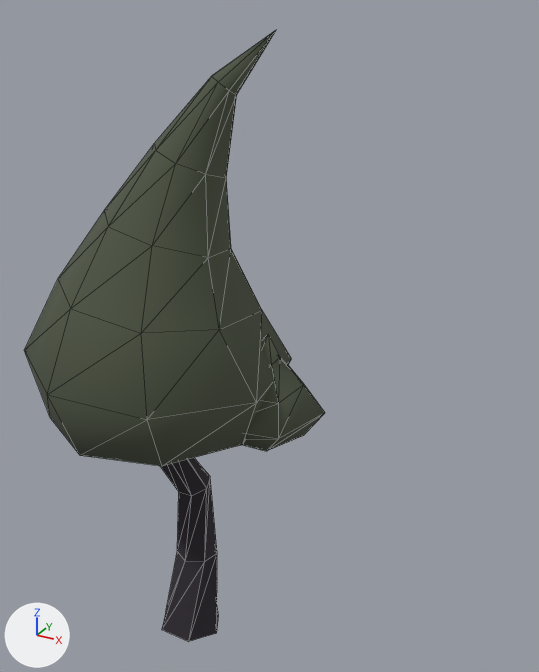
A saved change to the glTF model assets/cenario/arvore/arvore_4.glb.
Both versions are drawn from a camera (50 mm lens) standing at (1.058, -1.423, 1.711) and looking at (0.106, 0.308, 0.846). Lighting does not change. The marker at lower left points along +X, +Y and +Z. The older version comes first. Mesh edges are drawn as thin lines. Vertices at exactly the same position are counted once.

The first picture shows 'arvore_4'.
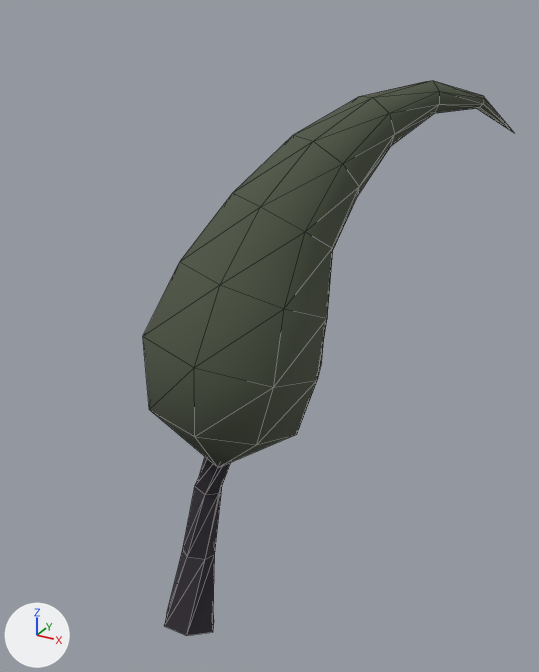
Pixel boxes (x1, y1, x2, y2) of what changed, in the pictures (539 x 672 px; the box of a moved part takes in the faces that stretch with it):
```json
{"object": "arvore_4", "change": "reshaped", "before": [24, 29, 325, 641], "after": [143, 81, 514, 636], "on screen": "23% wider, 9% shorter"}
{"part": 1, "of": "me_arvore_4", "change": "moved or reshaped", "before": [160, 458, 219, 641], "after": [164, 457, 230, 636]}
{"part": 2, "of": "me_arvore_4", "change": "added", "after": [143, 81, 514, 467]}
{"part": 3, "of": "me_arvore_4", "change": "deleted", "before": [243, 334, 325, 451]}
{"part": 4, "of": "me_arvore_4", "change": "deleted", "before": [24, 29, 292, 466]}
```

Scene script edits in JSON lines:
```json
{"block": "me_arvore_4", "where": "# used by ob_arvore_4; location = (0.0, 0.0, 0.0)"}
{"op": "remove", "block": "me_arvore_4", "code": "me_arvore_4.from_pydata(...)  # 106 vertices, 192 faces; spans x -0.38..0.37, y -0.34..0.3, z -0.04..1.67"}
{"op": "add", "block": "me_arvore_4", "code": "me_arvore_4.from_pydata(...)  # 96 vertices, 176 faces; spans x -0.17..0.6, y -0.1..0.92, z -0.05..1.53"}
{"block": "me_arvore_4", "change": "me_arvore_4 part 1: the loose piece of 30 vertices spanning x -0.11..0.09, y -0.08..0.11, z -0.04..0.9 is multiplied about the mesh origin by the matrix ((0.5, -0.782, 0.124), (0.743, 0.515, 0.246), (-0.274, -0.033, 0.895))"}
{"block": "me_arvore_4", "change": "me_arvore_4 part 2: a new loose piece of 66 vertices spanning x -0.17..0.6, y -0.1..0.92, z 0.51..1.53, in mat_copa (greyish green #4e5544)"}
{"block": "me_arvore_4", "change": "me_arvore_4 part 3: the loose piece of 26 vertices spanning x 0.04..0.37, y -0.09..0.24, z 0.62..0.98 is deleted"}
{"block": "me_arvore_4", "change": "me_arvore_4 part 4"}
{"block": "me_arvore_4", "change": "50 vertices are removed from x -0.38..0.29, y -0.34..0.3, z 0.55..1.67"}
{"block": "me_arvore_4", "change": "96 faces are deleted"}
```
